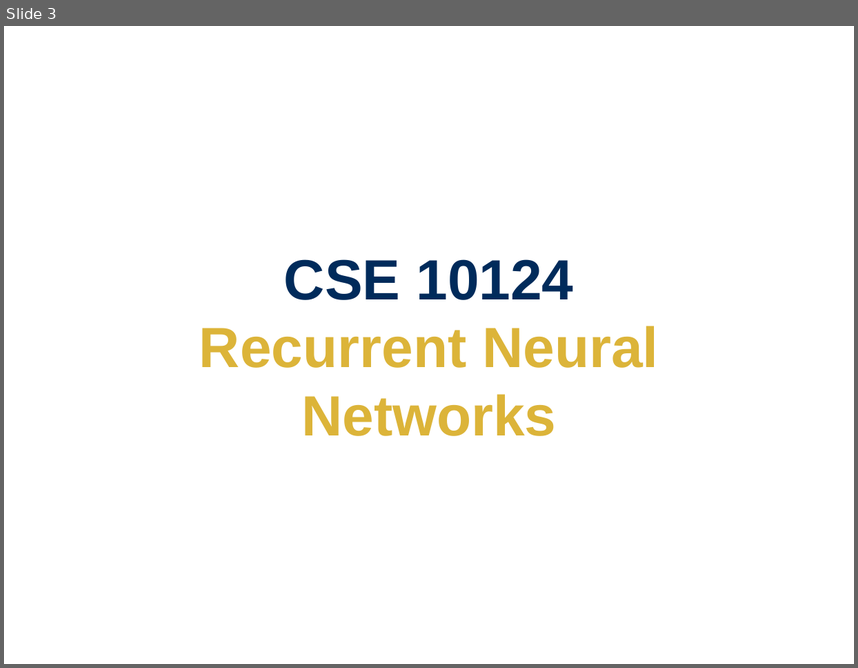
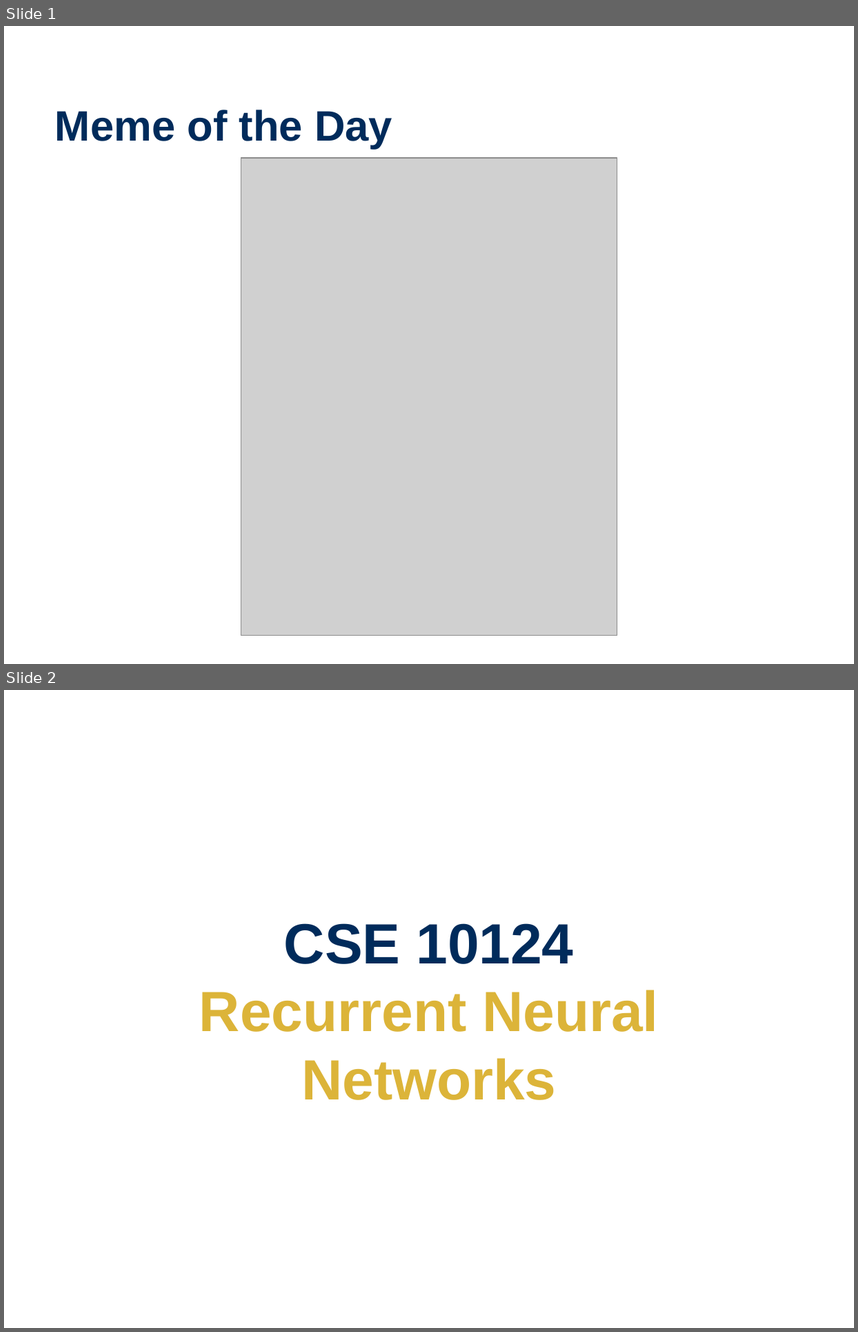
Before and after one commit to wtheisen/nd-cse-10124-lectures, a slide deck: Slides/Lecture_11_ Recurrent_Neural_Networks.pptx. Shown one above the other, each under a label of ours: slide 3 before the commit, slides 1 and 2 after it. The pictures are 858x668 and 858x1332 pixels, drawn with LibreOffice and Linux fonts; fonts in the diff are those of the drawing; grey boxes stand for pictures. Boxes give left, top, right and bottom in pixels: in the first picture for what was removed or moved away, otherwise in the second. Text is boxed around its words. In the diff, an @@ line names an element or a change of style, - is before the commit and + after.

```diff
--- a/Slides/Lecture_11_ Recurrent_Neural_Networks.pptx
+++ b/Slides/Lecture_11_ Recurrent_Neural_Networks.pptx
@@ slide 1 added at (4, 26, 854, 664), background #FFFFFF @@
@@ title added at (55, 109, 392, 149), 36 pt, text #002B5B, bold @@
+Meme of the Day
@@ picture added at (241, 158, 617, 635) @@
@@ what was slide 3 is now slide 2 @@
```
Also in this commit, not shown: 1 slide changed, 4 other slides added, 2 slides removed, 8 other files.
